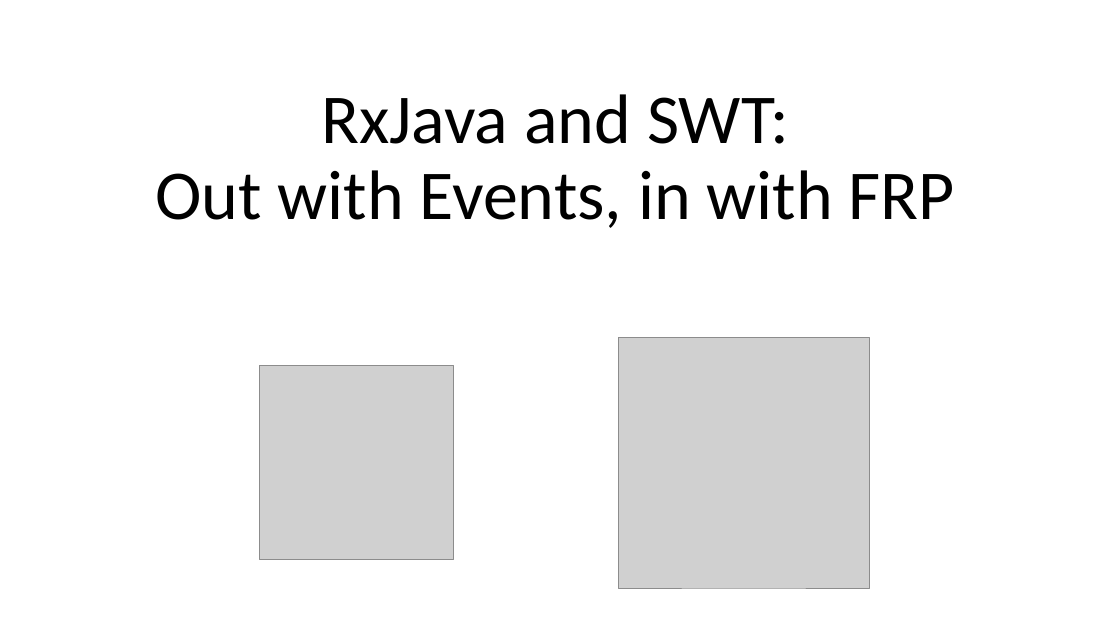
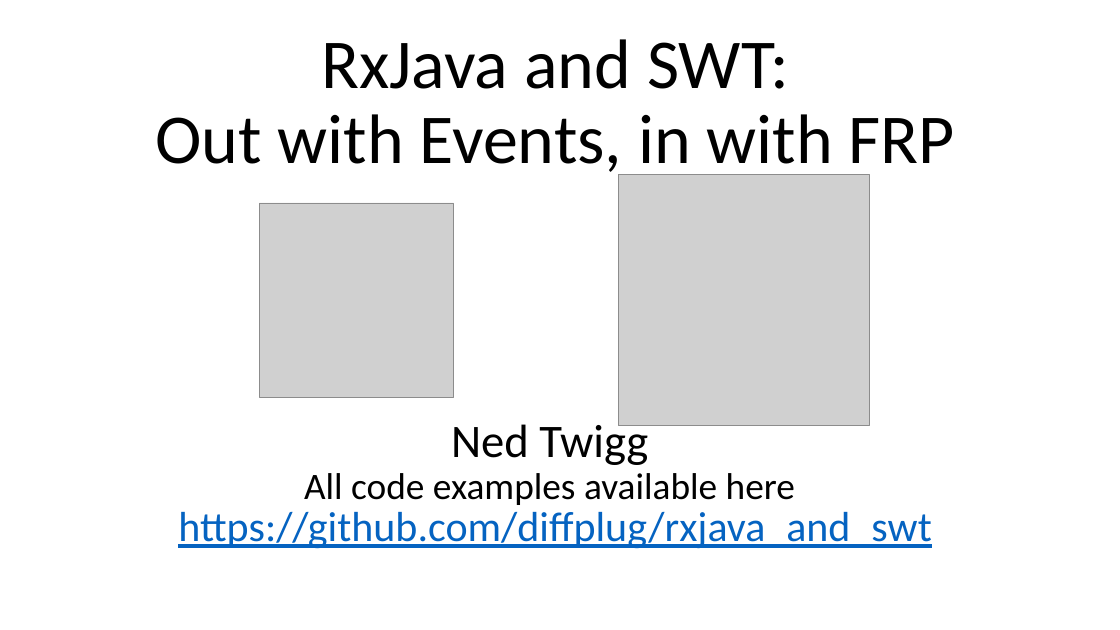
Before and after one commit to diffplug/rxjava-and-swt, a slide deck: slide 1 of RxJava and SWT.pptx. Drawn at 1120x630 pixels with LibreOffice and Linux fonts; fonts in the diff are those of the drawing; grey boxes stand for pictures. Boxes give left, top, right and bottom in pixels: in the first picture for what was removed or moved away, otherwise in the second. Text is boxed around its words. In the diff, an @@ line names an element or a change of style, - is before the commit and + after.

Commit message:
Progress on the presentation.

```diff
--- a/RxJava and SWT.pptx
+++ b/RxJava and SWT.pptx
@@ title "RxJava and SWT: Out with ..." rewrapped from bbox=[155, 94, 955, 228] to bbox=[155, 39, 955, 180] @@
@@ picture: place and size @@
-picture at bbox=[618, 337, 870, 588]
+picture at bbox=[618, 175, 870, 426]
@@ picture: place and size @@
-picture at bbox=[260, 365, 454, 560]
+picture at bbox=[260, 203, 454, 397]
@@ text added at bbox=[304, 418, 795, 505], 32 pt, text #000000 @@
+Ned Twigg
+All code examples available here
@@ text added at bbox=[178, 512, 931, 549], 36 pt, text #0563C1, underline @@
+https://github.com/diffplug/rxjava_and_swt
```
Also in this commit, not shown: 1 other slide changed, 5 slides added.
